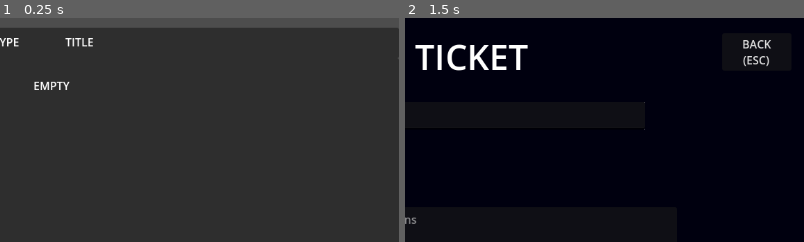
Above: before the commit, frames 1-2 (left to right).
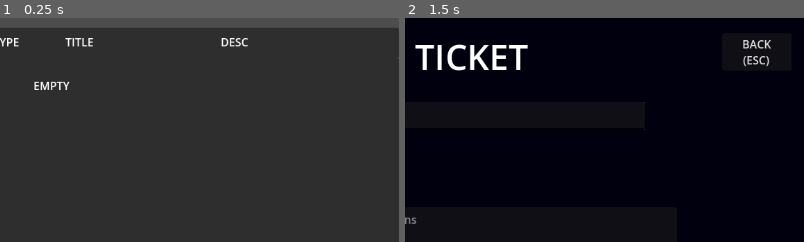
Above: after the commit, the same moments.

Repository: mathew-tran/report-template
Game: Godot game, scene res://main.tscn
Same seed, same stepped clock (60 frames per second), same inputs: the game is played once before the commit and once after it.
Inputs (mouse positions are % of the whole screen's width and height, from its top left):
- Up to frame 1 (0.25 s): no input
- Up to frame 2 (1.5 s): click "CREATE TICKET (N)" at 0.5 s; click (50, 22) at 1.27 s; type "Alex" at 1.35 s
The pictures show only the part of the screen within x 50-100%, y 0-50%; the shares and areas given below are measured in that part.

The runs differ from the first frame. In frame 1, 0.2% of the frame differs, in the area x 55-63%, y 8-13%; in frame 2, nothing differs.

Commit message:
show description, noticed it was hard to find some points on my report

Diff:
--- a/Prefabs/BugPreview.tscn
+++ b/Prefabs/BugPreview.tscn
@@ -9,7 +9,7 @@
 border_width_right = 3
 border_width_bottom = 3
 
-[node name="BugPreview" type="Panel" node_paths=PackedStringArray("BugNumber", "BugPriority", "Type", "BugTitle")]
+[node name="BugPreview" type="Panel" node_paths=PackedStringArray("BugNumber", "BugPriority", "Type", "BugTitle", "BugDesc")]
 custom_minimum_size = Vector2(800, 60)
 anchors_preset = 10
 anchor_right = 1.0
@@ -22,6 +22,7 @@
 BugPriority = NodePath("HBoxContainer/Priority")
 Type = NodePath("HBoxContainer/Type")
 BugTitle = NodePath("HBoxContainer/BugTitle")
+BugDesc = NodePath("HBoxContainer/BugDesc")
 
 [node name="Button" type="Button" parent="."]
 layout_mode = 1
@@ -57,7 +58,7 @@
 
 [node name="BugTitle" type="Label" parent="HBoxContainer"]
 clip_contents = true
-custom_minimum_size = Vector2(420, 60)
+custom_minimum_size = Vector2(220, 60)
 layout_mode = 2
 text = "The bug did this.sad
 ad
@@ -68,4 +69,18 @@
 clip_text = true
 text_overrun_behavior = 3
 
+[node name="BugDesc" type="Label" parent="HBoxContainer"]
+clip_contents = true
+custom_minimum_size = Vector2(220, 60)
+layout_mode = 2
+theme_override_font_sizes/font_size = 7
+text = "The bug did this.sad
+ad
+asd
+asda"
+vertical_alignment = 1
+autowrap_mode = 2
+clip_text = true
+text_overrun_behavior = 3
+
 [connection signal="button_up" from="Button" to="." method="_on_button_button_up"]
--- a/Prefabs/BugsOverview.tscn
+++ b/Prefabs/BugsOverview.tscn
@@ -60,5 +60,10 @@
 text = "TYPE"
 
 [node name="Label4" type="Label" parent="Panel/HBoxContainer"]
+custom_minimum_size = Vector2(220, 0)
 layout_mode = 2
 text = "TITLE"
+
+[node name="Label5" type="Label" parent="Panel/HBoxContainer"]
+layout_mode = 2
+text = "DESC"
--- a/Scripts/BugPreview.gd
+++ b/Scripts/BugPreview.gd
@@ -6,6 +6,7 @@
 @export var BugPriority : Label
 @export var Type : Label
 @export var BugTitle : Label
+@export var BugDesc : Label
 
 var BugNumberRef
 #func GetData():
@@ -21,8 +22,10 @@
 	BugNumber.text = bugData["BugNumber"]
 	BugPriority.text = Helper.GetPriorityString(bugData["Priority"])
 	Type.text = Helper.GetTicketTypeString(bugData["Type"])
+	BugDesc.text = bugData["Desc"]
 	BugTitle.text = bugData["Title"]
 	BugNumberRef = bugData["BugNumber"]
+
 	if bugData["Deleted"]:
 		visible = false
 	var tween = get_tree().create_tween()
